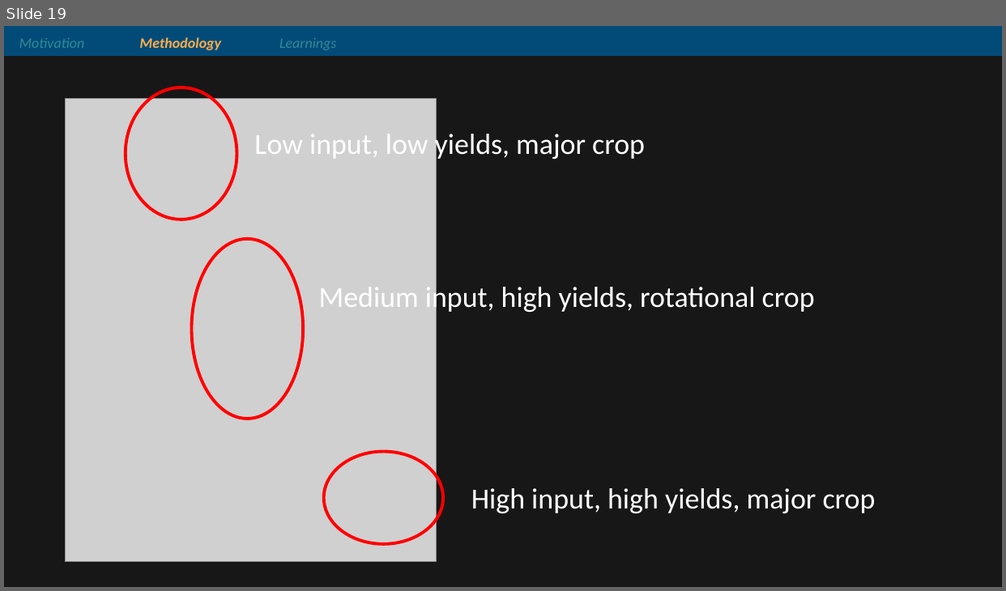
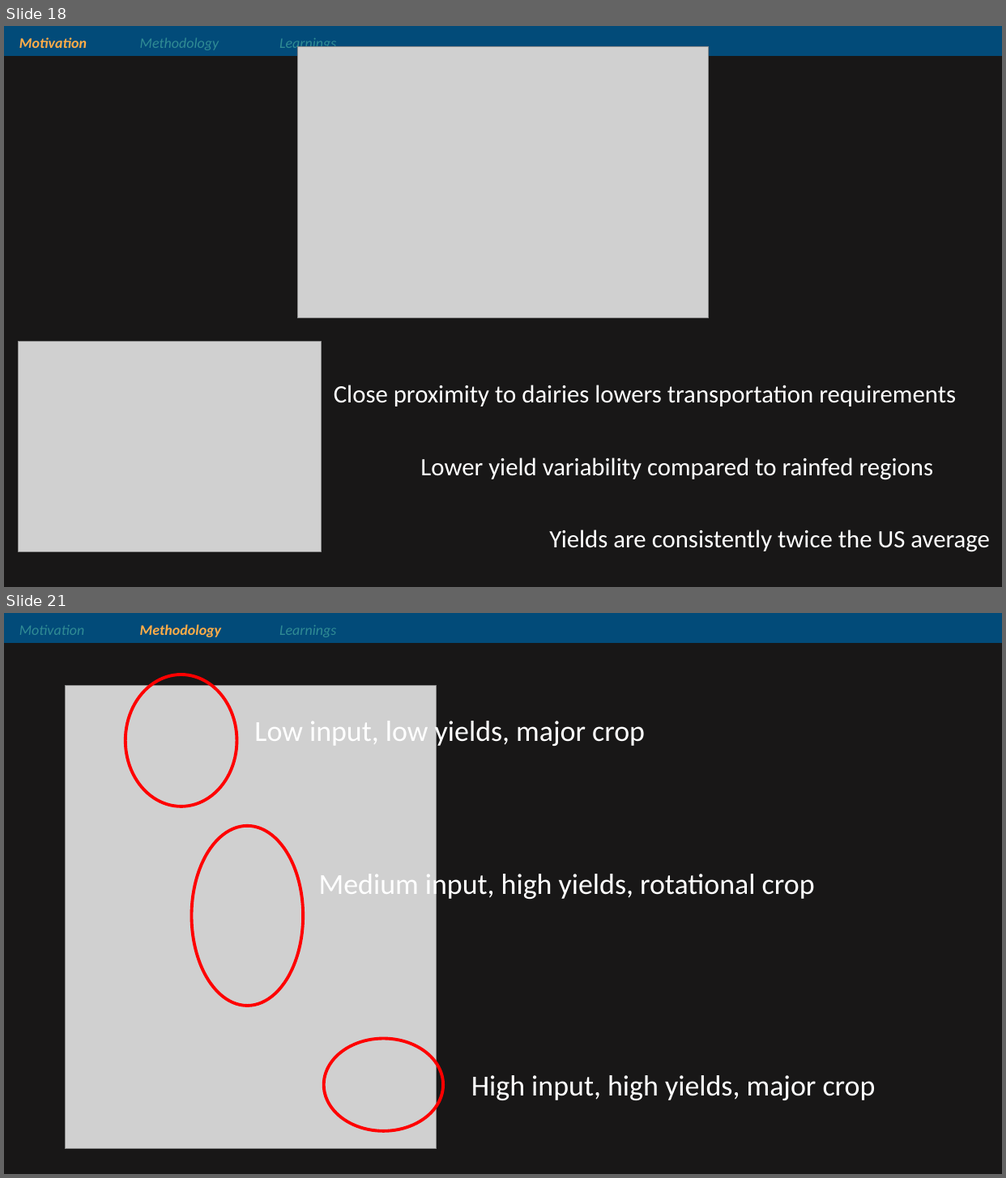
Before and after one commit to vanichols/alfalfa, a slide deck: pres/2023June-ISSTpres-v1.pptx. Shown one above the other, each under a label of ours: slide 19 before the commit, slides 18 and 21 after it; the slides between them are not shown. The pictures are 1006x591 and 1006x1178 pixels, drawn with LibreOffice and Linux fonts; fonts in the diff are those of the drawing; grey boxes stand for pictures. Boxes give left, top, right and bottom in pixels: in the first picture for what was removed or moved away, otherwise in the second. Text is boxed around its words. In the diff, an @@ line names an element or a change of style, - is before the commit and + after.

```diff
--- a/pres/2023June-ISSTpres-v1.pptx
+++ b/pres/2023June-ISSTpres-v1.pptx
@@ slide 18 added at [4, 26, 1002, 587], background #181717 @@
@@ group added at [4, 26, 1002, 55]: 3 texts, 1 rectangle @@
+Motivation
+Methodology
+Learnings
@@ picture added at [297, 47, 709, 318] @@
@@ picture added at [19, 342, 321, 553] @@
@@ text added at [334, 385, 956, 407], 24 pt, text #FFFFFF @@
+Close proximity to dairies lowers transportation requirements
@@ text added at [420, 458, 934, 480], 24 pt, text #FFFFFF @@
+Lower yield variability compared to rainfed regions
@@ text added at [549, 530, 990, 552], 24 pt, text #FFFFFF @@
+Yields are consistently twice the US average
@@ what was slide 19 is now slide 21 @@
```
Also in this commit, not shown: 5 slides changed, 9 other slides added, 1 slide removed, 13 other files.
